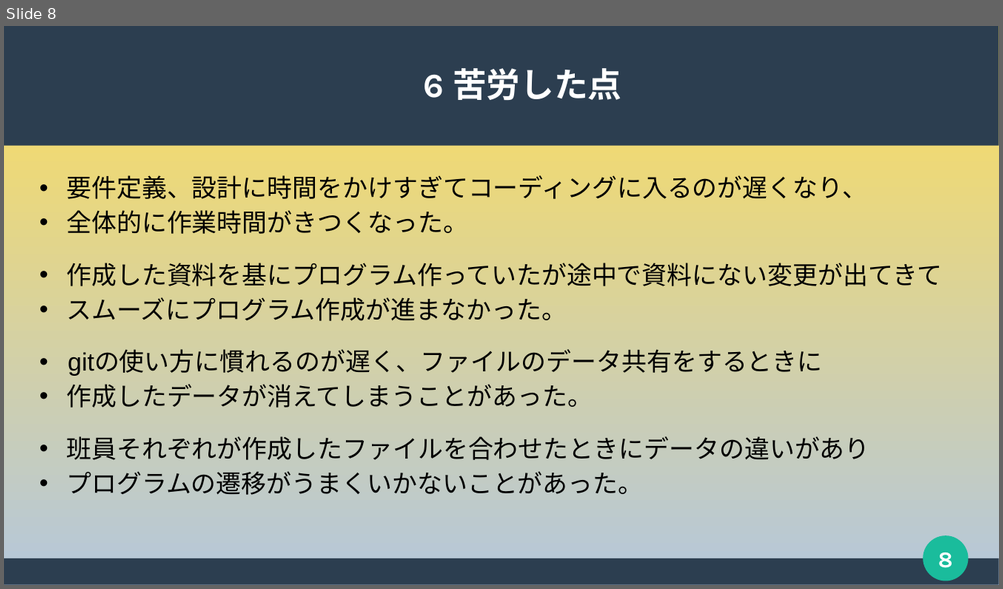
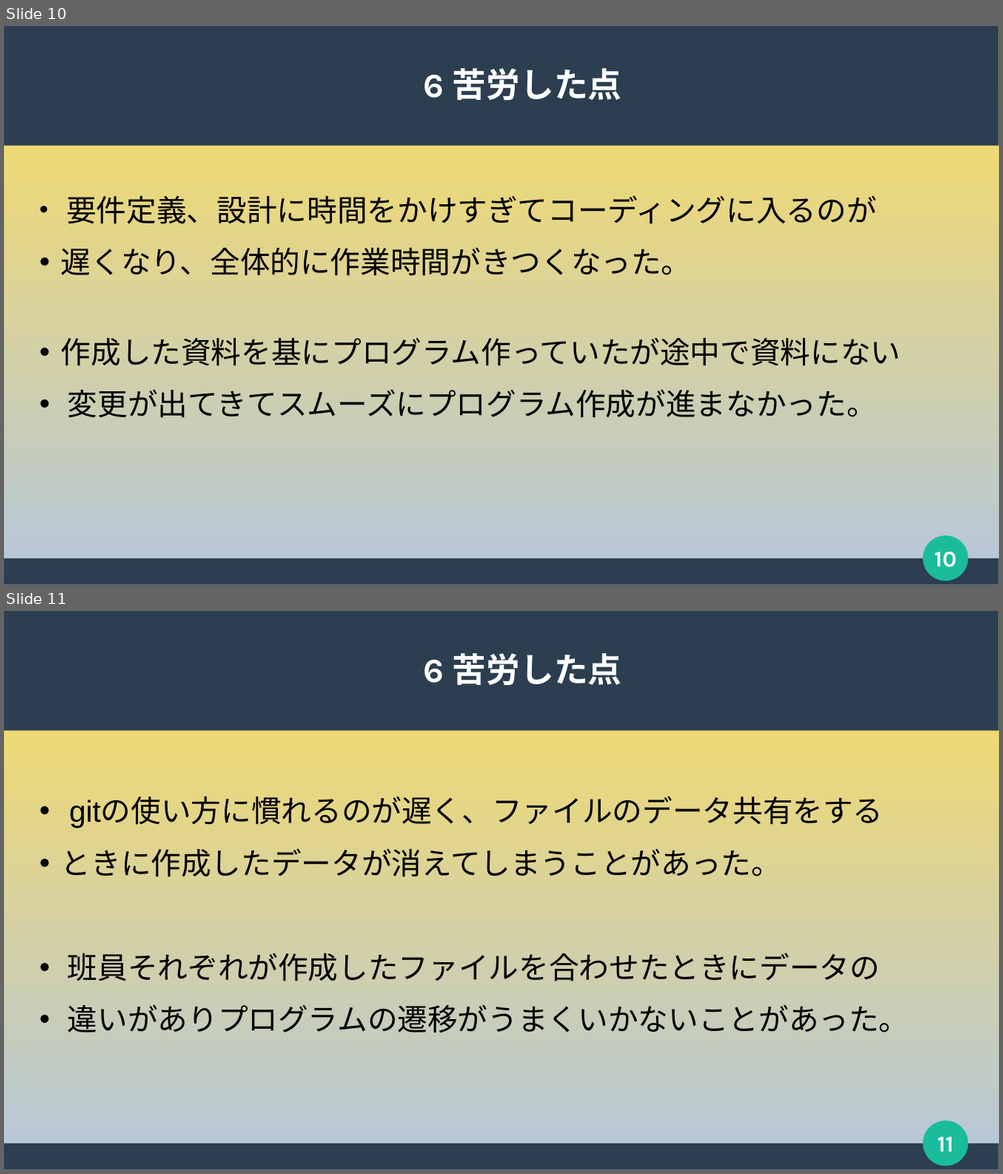
Before and after one commit to 2022java42-student006/document, a slide deck: 発表用スライド(清水作成版).pptx. Shown one above the other, each under a label of ours: slide 8 before the commit, slides 10 and 11 after it. The pictures are 1003x589 and 1003x1174 pixels, drawn with LibreOffice and Linux fonts; fonts in the diff are those of the drawing. Boxes give left, top, right and bottom in pixels: in the first picture for what was removed or moved away, otherwise in the second. Text is boxed around its words. In the diff, an @@ line names an element or a change of style, - is before the commit and + after.

Commit message:
かえました

```diff
--- a/発表用スライド(清水作成版).pptx
+++ b/発表用スライド(清水作成版).pptx
@@ slide 11 added at <box>4,611,999,1170</box>, background gradient #FFDE59 to #B4C7DC; not listed: 4 template elements that a slide beside it also shows @@
@@ title added at <box>424,653,622,685</box>, 27 pt, text #FFFFFF, bold @@
+1 6 苦労した点
@@ subtitle added at <box>61,798,909,1033</box>, 24 pt, text #000000 @@
+• gitの使い方に慣れるのが遅く、ファイルのデータ共有をする
+• ときに作成したデータが消えてしまうことがあった。
+• 班員それぞれが作成したファイルを合わせたときにデータの
+• 違いがありプログラムの遷移がうまくいかないことがあった。
@@ what was slide 8 is now slide 10 @@
@@ slide 10 changed as well @@
@@ subtitle at <box>61,195,901,418</box>: text changed; size 20 to 24 pt @@
-• 要件定義、設計に時間をかけすぎてコーディングに入るのが遅くなり、
-• 全体的に作業時間がきつくなった。
-• 作成した資料を基にプログラム作っていたが途中で資料にない変更が出てきて
-• スムーズにプログラム作成が進まなかった。
-• gitの使い方に慣れるのが遅く、ファイルのデータ共有をするときに
-• 作成したデータが消えてしまうことがあった。
-• 班員それぞれが作成したファイルを合わせたときにデータの違いがあり
-• プログラムの遷移がうまくいかないことがあった。
+• 要件定義、設計に時間をかけすぎてコーディングに入るのが
+• 遅くなり、全体的に作業時間がきつくなった。
+• 作成した資料を基にプログラム作っていたが途中で資料にない
+• 変更が出てきてスムーズにプログラム作成が進まなかった。
@@ page number at <box>934,552,956,568</box>: text changed @@
-8
+10
```
Also in this commit, not shown: 4 other slides changed, 2 other slides added.
